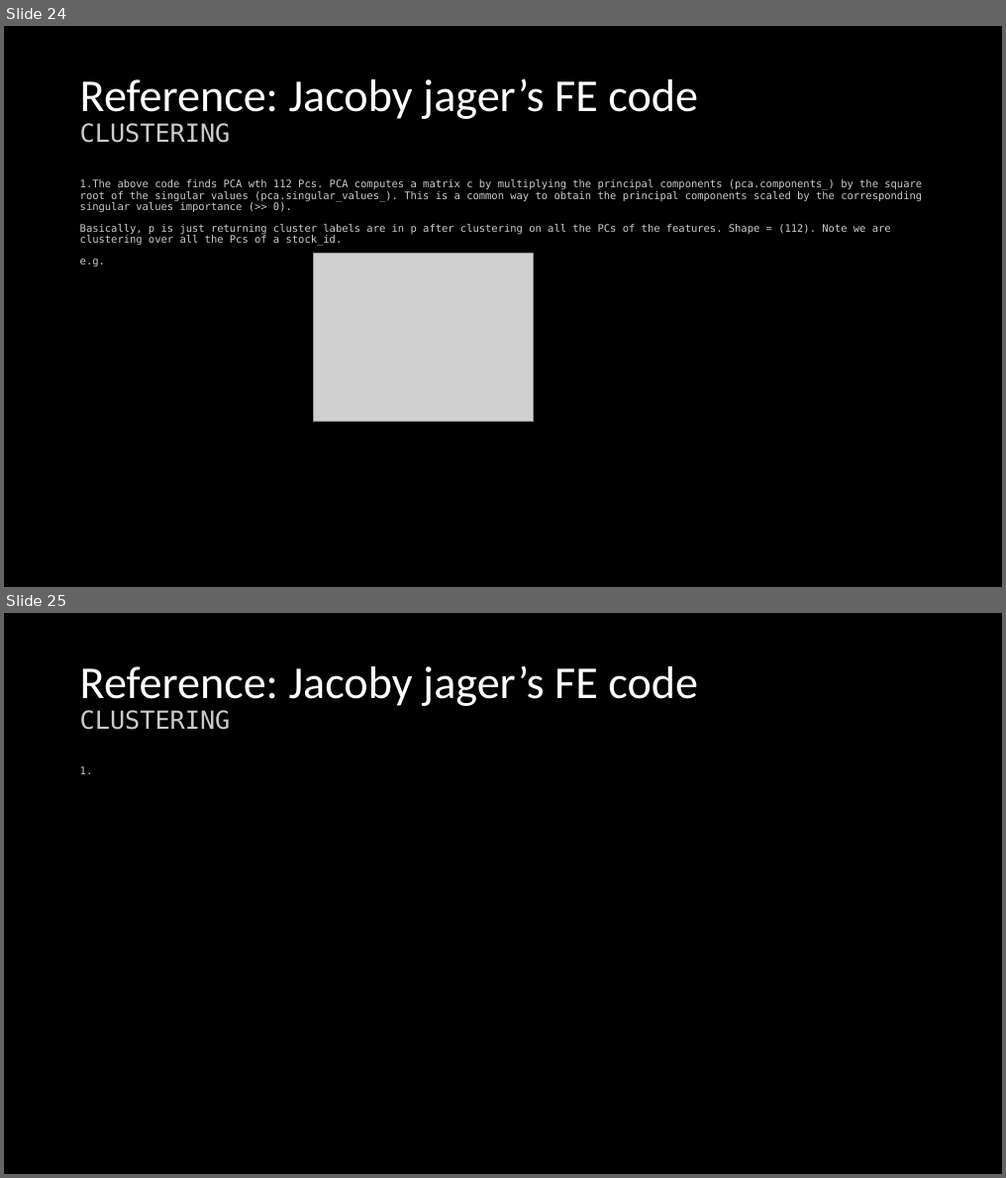
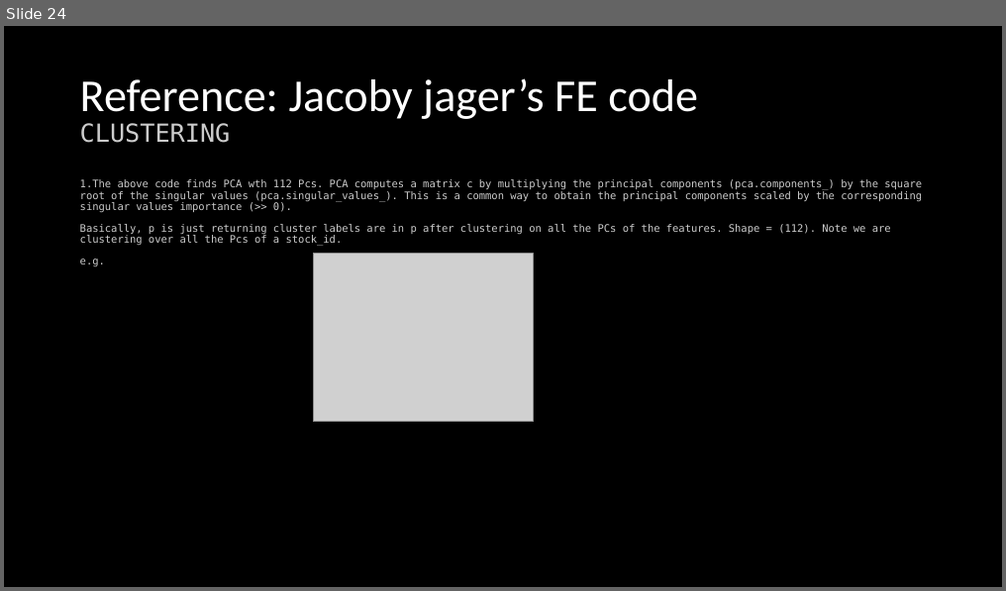
Before and after one commit to JosePeeterson/Optiver-Realized-Volatility-Prediction, a slide deck: docs/Project_help_n_ideas.pptx. Shown one above the other, each under a label of ours: slides 24 and 25 before the commit, slide 24 after it. The pictures are 1006x1178 and 1006x591 pixels, drawn with LibreOffice and Linux fonts; fonts in the diff are those of the drawing; grey boxes stand for pictures. Boxes give left, top, right and bottom in pixels: in the first picture for what was removed or moved away, otherwise in the second. Text is boxed around its words. In the diff, an @@ line names an element or a change of style, - is before the commit and + after.

```diff
--- a/docs/Project_help_n_ideas.pptx
+++ b/docs/Project_help_n_ideas.pptx
@@ slide 25 removed at box(4, 613, 1002, 1174), background #000000 @@
@@ title removed at box(80, 665, 698, 730) @@
-Reference: Jacoby jager’s FE code
-CLUSTERING
@@ text removed at box(80, 766, 93, 774) @@
-1.
```
Also in this commit, not shown: 1 slide changed, 1 other slide removed, 2 other files.
